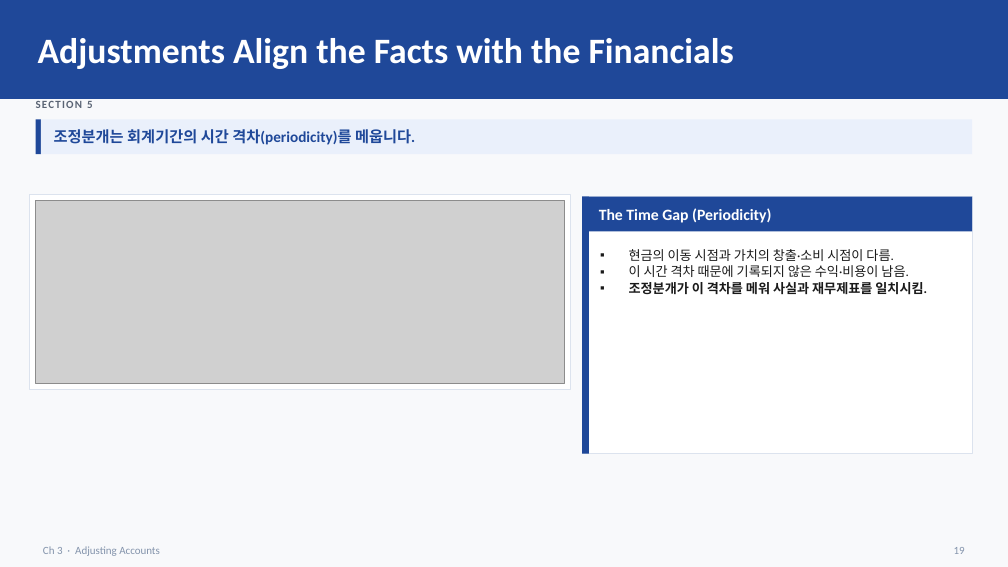
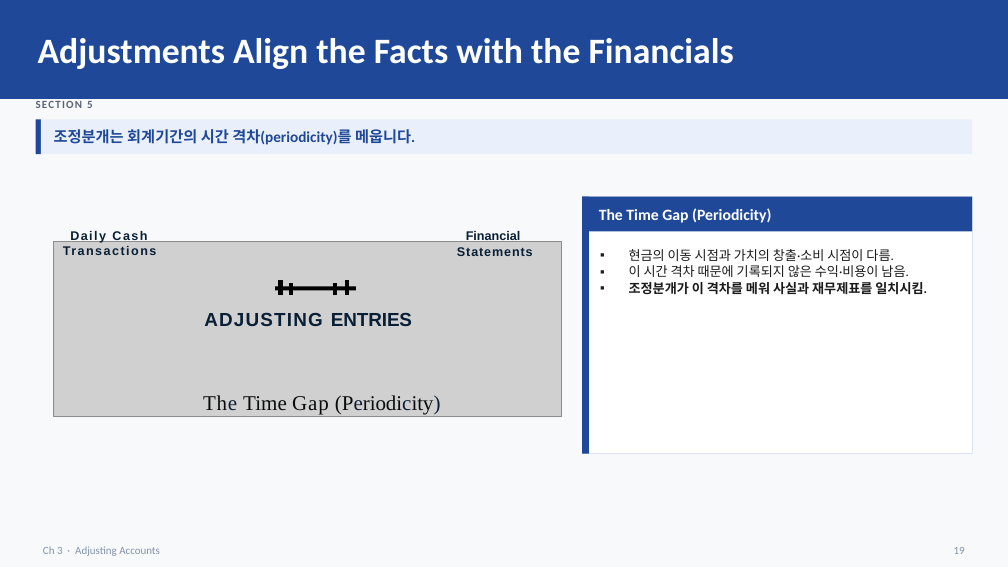
Before and after one commit to keejae/financial-accounting, a slide deck: slide 19 of files/week2/korean/Wk2_L5_slides.pptx. Drawn at 1008x567 pixels with LibreOffice and Linux fonts; fonts in the diff are those of the drawing; grey boxes stand for pictures. Boxes give left, top, right and bottom in pixels: in the first picture for what was removed or moved away, otherwise in the second. Text is boxed around its words. In the diff, an @@ line names an element or a change of style, - is before the commit and + after.

```diff
--- a/files/week2/korean/Wk2_L5_slides.pptx
+++ b/files/week2/korean/Wk2_L5_slides.pptx
@@ rectangle removed at [29,194,571,389] @@
@@ picture: place and size @@
-picture at [36,200,565,383]
+picture at [54,241,561,417]
@@ group added at [70,230,533,326]: 3 texts, 2 freeform shapes @@
+Daily Cash Transactions
+Financial
+Statements
+ADJUSTING ENTRIES
@@ text added at [203,395,441,414], 20 pt, text #0A0C0C @@
+The Time Gap (Periodicity)
```
Also in this commit, not shown: 3 other slides changed, 3 slides added.
